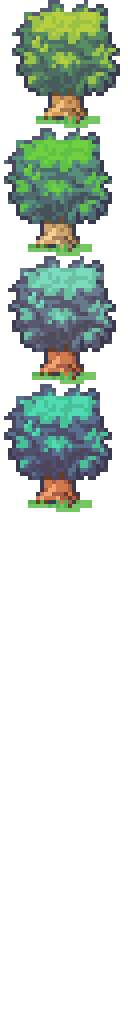
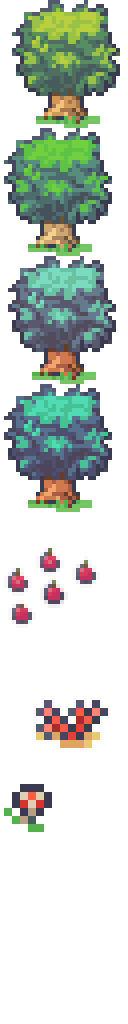
Two versions of the same layered image (128x1024). Layer-by-layer changes:
painted on "Pasted Layer" over [4, 548, 108, 832]
